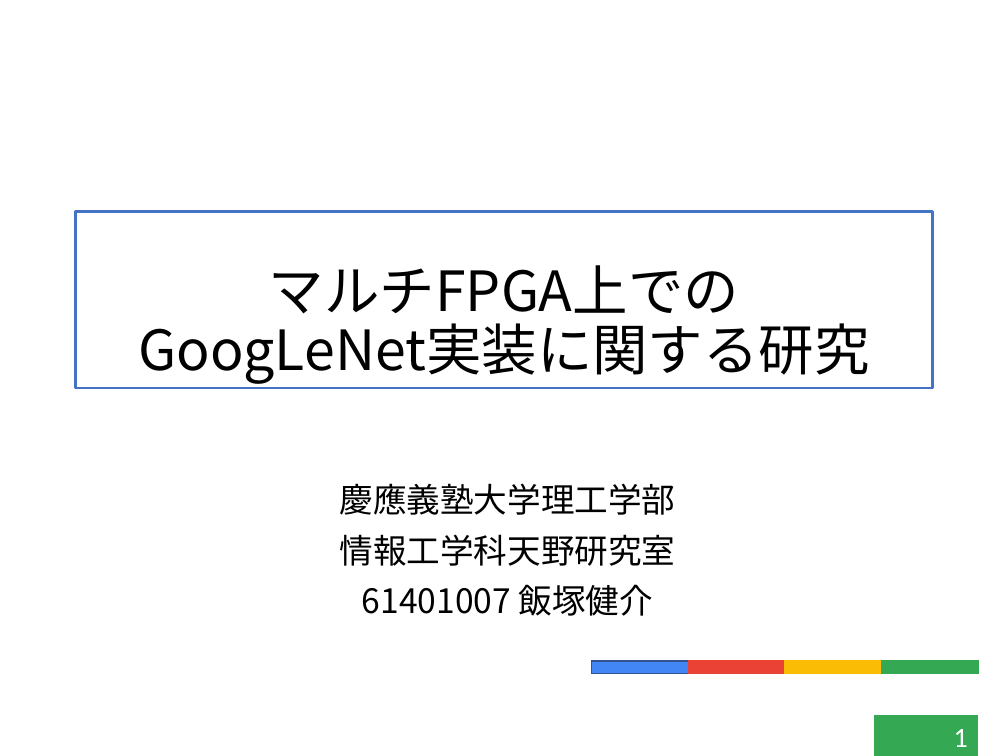
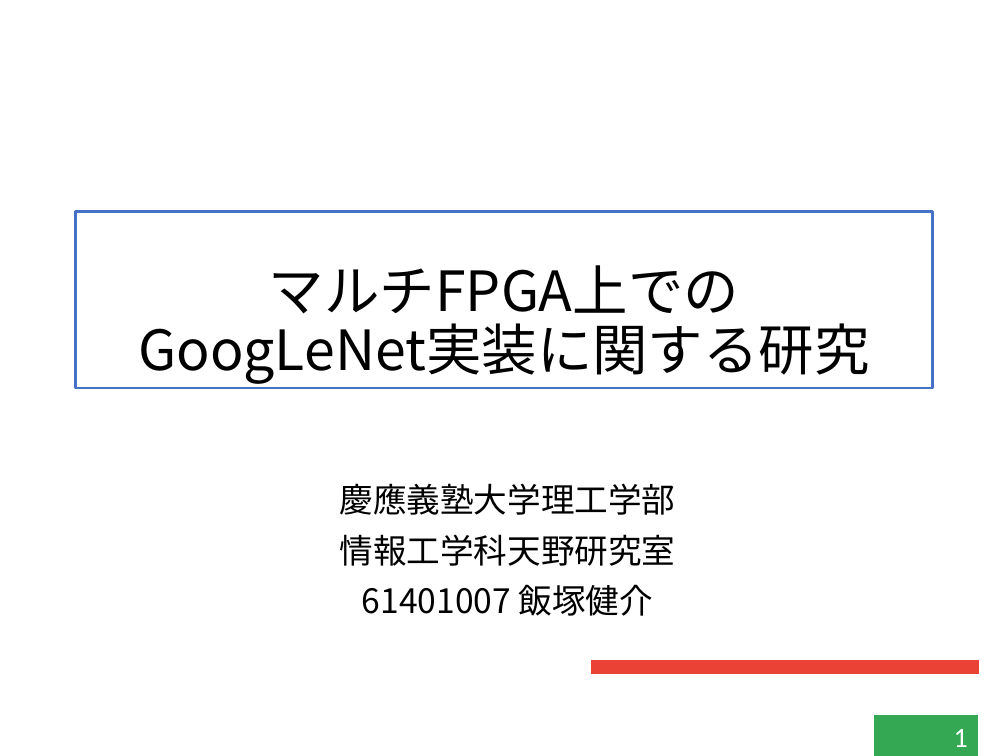
Before and after one commit to kensuke-iizuka/thesis, a slide deck: slide 1 of slide/graduate.pptx. Drawn at 1008x756 pixels with LibreOffice and Linux fonts; fonts in the diff are those of the drawing. Boxes give left, top, right and bottom in pixels: in the first picture for what was removed or moved away, otherwise in the second. Text is boxed around its words. In the diff, an @@ line names an element or a change of style, - is before the commit and + after.

```diff
--- a/slide/graduate.pptx
+++ b/slide/graduate.pptx
@@ rectangle at [592,661,688,673]: fill #4285F4 to #EA4335; outline #325491 1 pt to #EA4335 1 pt @@
@@ rectangle at [785,661,882,673]: fill #FBBC05 to #EA4335; outline #FBBC05 1 pt to #EA4335 1 pt @@
@@ rectangle at [881,661,978,673]: fill #34A853 to #EA4335; outline #34A853 1 pt to #EA4335 1 pt @@
```
Also in this commit, not shown: 22 other slides changed, 1 slide added, 2 other files.
